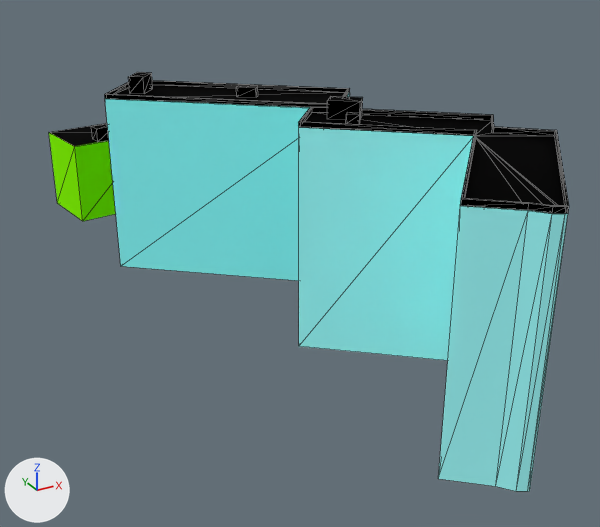
The glTF model web/public/assets/cities/seoul/tiles/6_-4.bld.glb, before and after one commit.
The view is the same before and after, from a camera (50 mm lens) standing at (1580.7, -1111.9, 74.6) and looking at (1653.8, -979.0, 8.2). The lights are fixed; the arrows at lower left show +X, +Y and +Z. The first picture is the older version. Mesh edges are drawn as thin lines. Where no turn or scale is listed for an object, it has been applied to the vertices. Vertices at exactly the same position are counted once.

Objects in the first picture: '6_-4'.
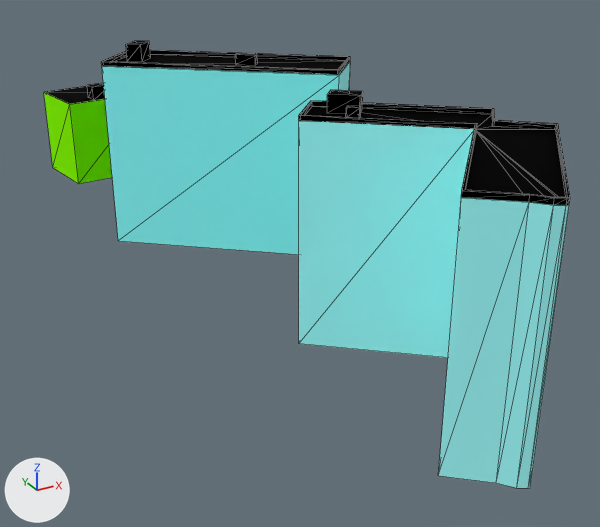
Boxes [x1, y1, x2, y2] around the edits, measured in the pictures (600 x 527 px; the box of a moved part takes in the faces that stretch with it):
'6_-4', reshaped, moved (6% taller)
    before: [49, 72, 569, 492]
    after: [44, 41, 570, 488]
part 1 of me_6__4, moved or reshaped
    before: [105, 80, 350, 281]
    after: [101, 50, 350, 255]
part 2 of me_6__4, moved or reshaped
    before: [91, 124, 109, 142]
    after: [87, 83, 105, 100]
part 3 of me_6__4, moved or reshaped
    before: [327, 96, 363, 120]
    after: [327, 90, 363, 114]
part 4 of me_6__4, moved or reshaped
    before: [128, 72, 153, 94]
    after: [126, 41, 151, 62]
part 5 of me_6__4, moved or reshaped
    before: [236, 86, 258, 97]
    after: [235, 53, 257, 65]
part 6 of me_6__4, rebuilt (6% shorter)
    before: [49, 123, 116, 221]
    after: [44, 92, 112, 184]
part 7 of me_6__4, moved or reshaped
    before: [299, 107, 569, 492]
    after: [298, 101, 570, 488]
part 8 of me_6__4, added
    after: [45, 86, 105, 104]

Edits to the bpy script that builds the scene:
```text
Change me_6__4:
    used by ob_6__4; location = (1651.3, -969.9, 21.9)
    verts and faces of me_6__4; kept vertices keep their numbers, new ones are numbered from 139
    remove me_6__4.from_pydata(...)  # 139 vertices, 200 faces; spans x -26.0..26.0, y -76.0..76.0, z -22.0..22.0
    add me_6__4.from_pydata(...)  # 132 vertices, 200 faces; spans x -26.0..26.0, y -76.0..76.0, z -23.0..23.0
    me_6__4 part 1: the loose piece of 25 vertices spanning x -24.0..23.0, y -6.0..36.0, z -22.0..16.0 is moved by (0.0, 0.0, 4.0)
    me_6__4 part 2: the loose piece of 8 vertices spanning x -18.0..-13.0, y 58.0..62.0, z -2.0..1.0 is moved by (0.0, 0.0, 8.0)
    me_6__4 part 3: the loose piece of 8 vertices spanning x 0.0..6.0, y -27.0..-21.0, z 19.0..22.0 is moved by (0.0, 0.0, -1.0)
    me_6__4 part 4: the loose piece of 8 vertices spanning x -18.0..-12.0, y 26.0..32.0, z 15.0..19.0 is moved by (0.0, 0.0, 5.0)
    me_6__4 part 5: the loose piece of 8 vertices spanning x 0.0..5.0, y 11.0..15.0, z 15.0..17.0 is moved by (0.0, 0.0, 5.0)
    me_6__4 part 6: the loose piece of 8 vertices spanning x -26.0..-3.0, y 57.0..76.0, z -22.0..-2.0 is rebuilt with 8 vertices and now spans x -26.0..-3.0, y 57.0..76.0, z -14.0..6.0, in mat_facade
    me_6__4 part 7
    48 vertices are removed from x -8.0..26.0, y -76.0..-17.0, z -22.0..20.0
    107 faces are deleted
    4 vertices move within x 1.0..4.0, y -29.0..-27.0, z 19.0
    26 vertices are added at x -8.0..26.0, y -76.0..-17.0, z 18.0
    11 new vertices lie (0.0, 0.0, -41.0) away from vertices in x -8.0..26.0, y -76.0..-17.0, z 18.0
    22 new faces join them, mat_facade
    85 new faces join them, mat_roof
    me_6__4 part 8
    add verts[176] = (-3.0, 60.0, 6.0)
    add verts[177] = (-6.0, 76.0, 6.0)
    add verts[178] = (-26.0, 74.0, 6.0)  # pixel (43, 92)
    add verts[179] = (-24.0, 57.0, 6.0)  # pixel (69, 104)
    add faces += [(176, 177, 178), (176, 178, 179)]  # mat_roof
Change ob_6__4:
    ob_6__4.location: (1651.3, -969.9, 21.9) -> (1651.3, -969.9, 23.9)
```
